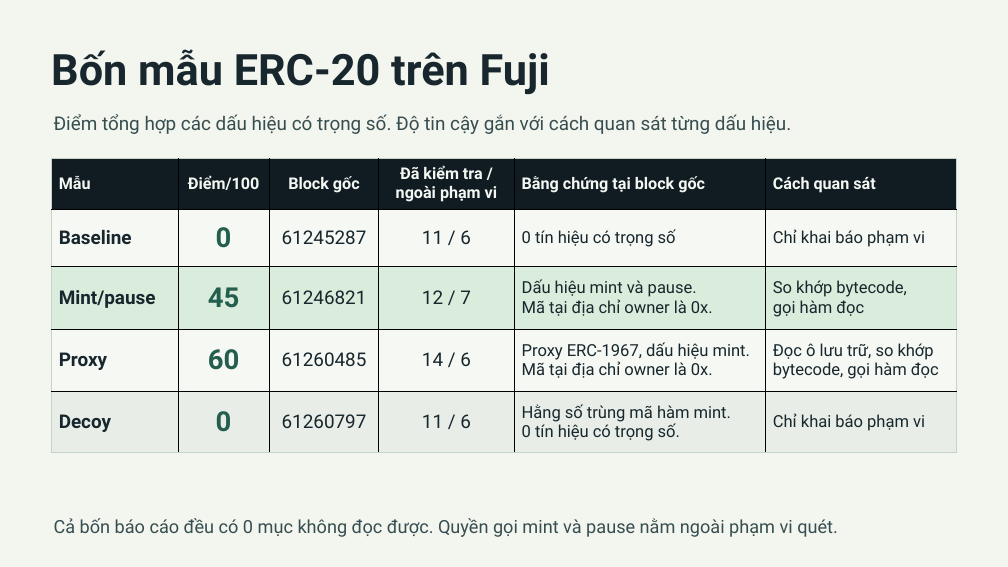
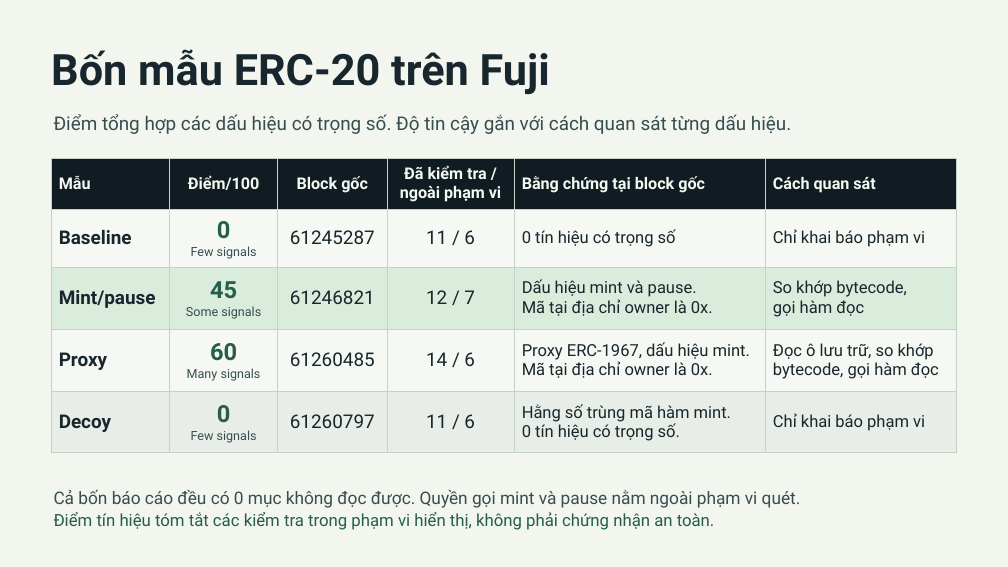
Before and after one commit to ChieNg00/AvaGuard, a slide deck: slide 3 of deliverables/AvaGuard-UniHack-2026-VI.pptx. Drawn at 1008x567 pixels with LibreOffice and Linux fonts; fonts in the diff are those of the drawing. Boxes give left, top, right and bottom in pixels: in the first picture for what was removed or moved away, otherwise in the second. Text is boxed around its words. In the diff, an @@ line names an element or a change of style, - is before the commit and + after.

```diff
--- a/deliverables/AvaGuard-UniHack-2026-VI.pptx
+++ b/deliverables/AvaGuard-UniHack-2026-VI.pptx
@@ table at (51,158,957,453) @@
-row 2, column 2: 0
+row 2, column 2: 0 / Few signals
-row 3, column 2: 45
+row 3, column 2: 45 / Some signals
-row 4, column 2: 60
+row 4, column 2: 60 / Many signals
-row 5, column 2: 0
+row 5, column 2: 0 / Few signals
@@ borders changed @@
@@ text at (54,490,801,508): size 17.2 to 16.5 pt in "Cả bốn báo cáo đều có 0 ..."; more space between paragraphs @@
@@ text "Cả bốn báo cáo đều ...": place and size @@
-text "Cả bốn báo cáo đều ..." at (54,518,838,537)
+text "Cả bốn báo cáo đều ..." at (54,490,801,530)
@@ text at (54,512,715,530): paragraph added @@
+Điểm tín hiệu tóm tắt các kiểm tra trong phạm vi hiển thị, không phải chứng nhận an toàn.
```
Also in this commit, not shown: 4 other slides changed, 1 other file.
